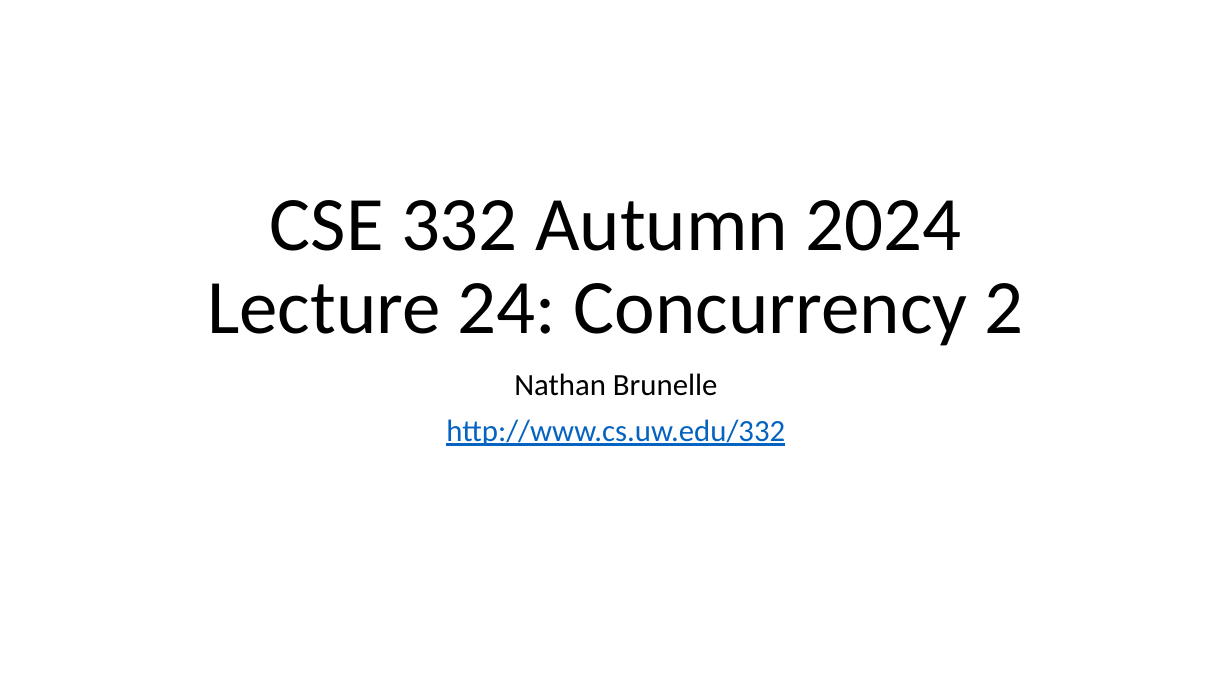
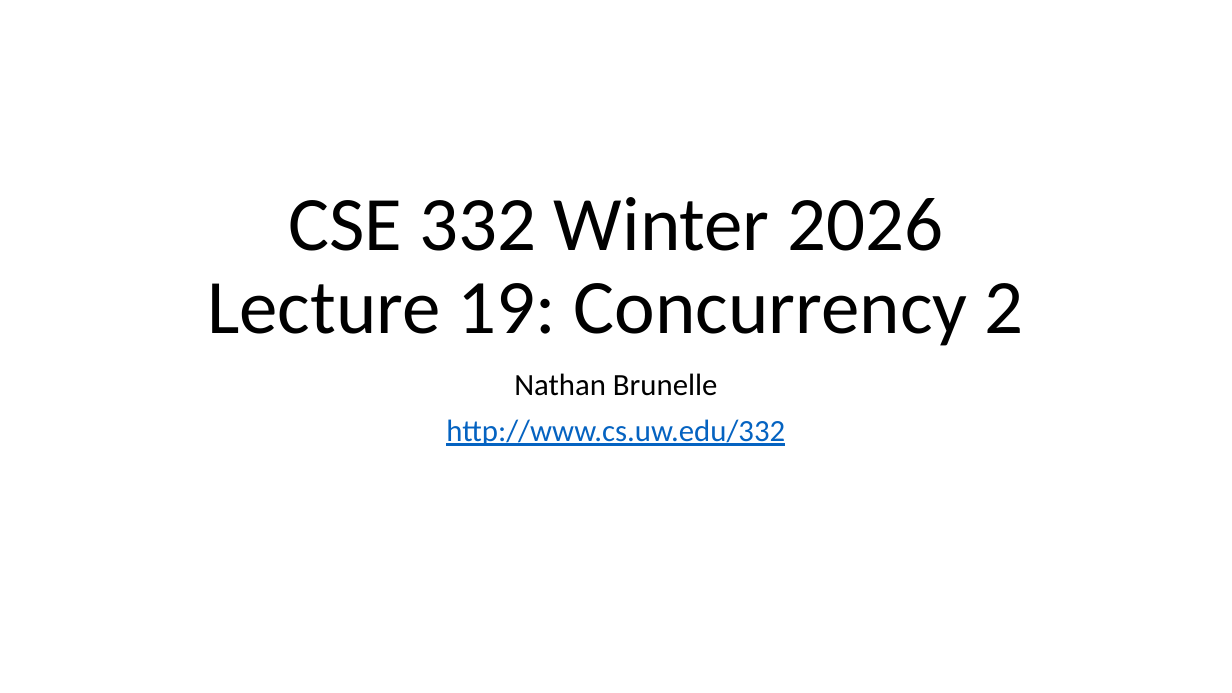
Before and after one commit to natebrunelle/cse332, a slide deck: slide 1 of markdown/files/slides/lecture20_concurrency2.pptx. Drawn at 1232x693 pixels with LibreOffice and Linux fonts; fonts in the diff are those of the drawing. Boxes give left, top, right and bottom in pixels: in the first picture for what was removed or moved away, otherwise in the second. Text is boxed around its words. In the diff, an @@ line names an element or a change of style, - is before the commit and + after.

```diff
--- a/markdown/files/slides/lecture20_concurrency2.pptx
+++ b/markdown/files/slides/lecture20_concurrency2.pptx
@@ title at <box>207,197,1024,346</box>: text changed @@
-CSE 332 Autumn 2024
-Lecture 24: Concurrency 2
+CSE 332 Winter 2026
+Lecture 19: Concurrency 2
```
Also in this commit, not shown: 26 other slides changed, 5 slides added, 2 slides removed, 12 other files.
